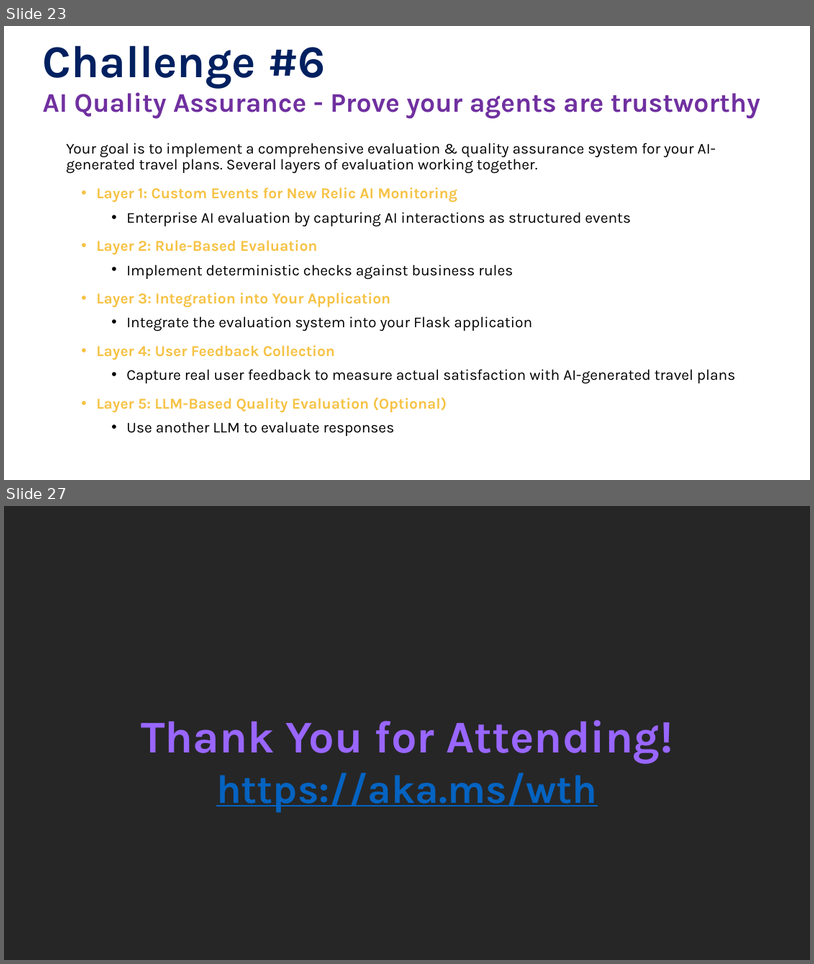
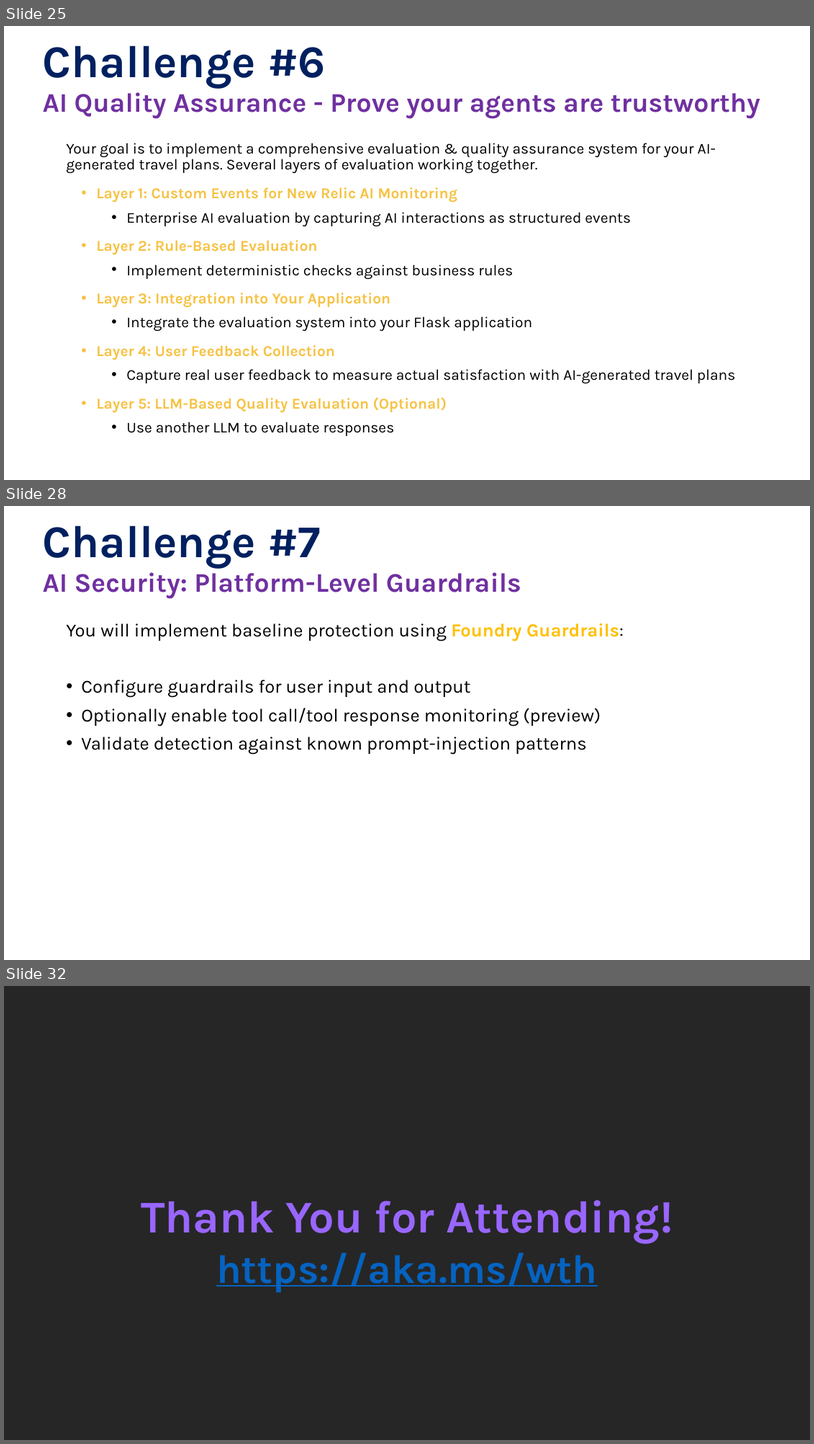
Before and after one commit to microsoft/WhatTheHack, a slide deck: 073-AgentFrameworkObservabilityWithNewRelic/Coach/Lectures.pptx. Shown one above the other, each under a label of ours: slides 23 and 27 before the commit, slides 25, 28 and 32 after it; the slides between them are not shown. The pictures are 814x964 and 814x1444 pixels, drawn with LibreOffice and Linux fonts; fonts in the diff are those of the drawing; background and template pictures are left out. Boxes give left, top, right and bottom in pixels: in the first picture for what was removed or moved away, otherwise in the second. Text is boxed around its words. In the diff, an @@ line names an element or a change of style, - is before the commit and + after.

```diff
--- a/073-AgentFrameworkObservabilityWithNewRelic/Coach/Lectures.pptx
+++ b/073-AgentFrameworkObservabilityWithNewRelic/Coach/Lectures.pptx
@@ slide 28 added at box(4, 506, 810, 960), background #FFFFFF @@
@@ title added at box(42, 525, 321, 568), 54 pt, text #002060, bold @@
+Challenge #7
@@ text added at box(43, 567, 522, 599), 32 pt, text #7030A0, bold @@
+AI Security: Platform-Level Guardrails
@@ text added at box(66, 623, 624, 754), 22 pt, text #000000 @@
+You will implement baseline protection using Foundry Guardrails:
+• Configure guardrails for user input and output
+• Optionally enable tool call/tool response monitoring (preview)
+• Validate detection against known prompt-injection patterns
@@ what was slide 23 is now slide 25 @@
@@ what was slide 27 is now slide 32 @@
```
Also in this commit, not shown: 3 slides changed, 4 other slides added, 1 other file.
